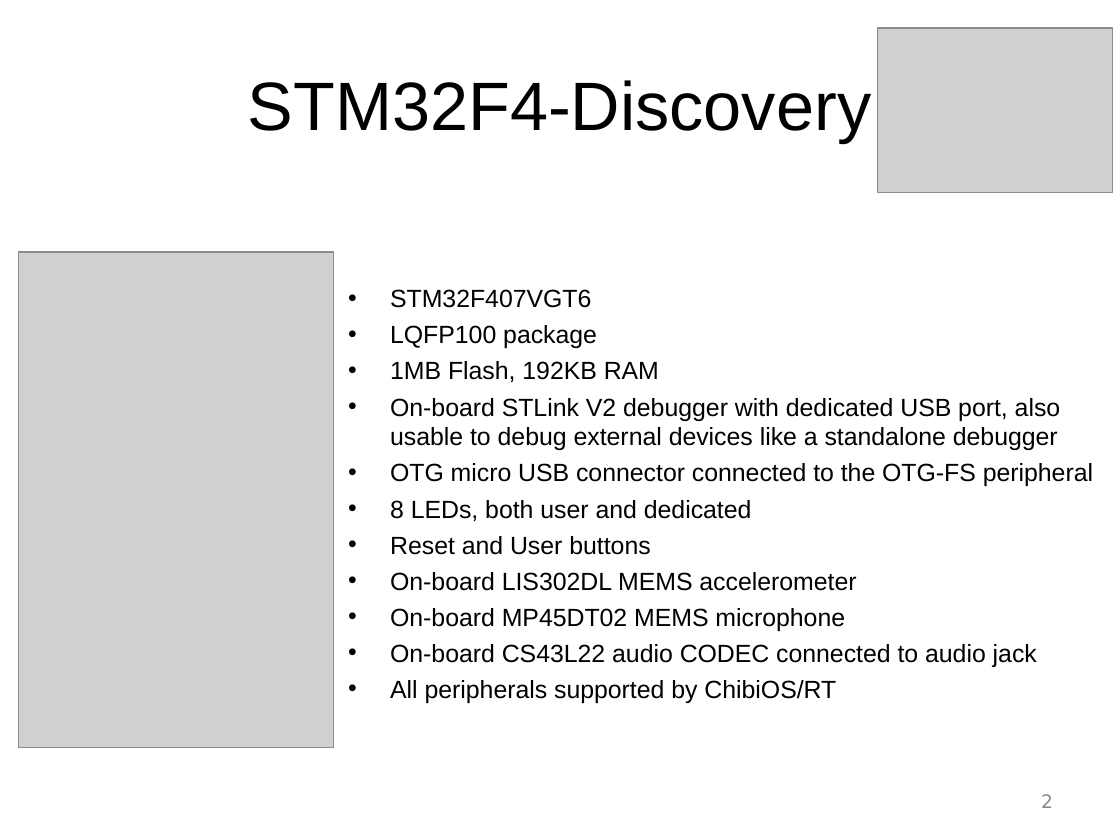
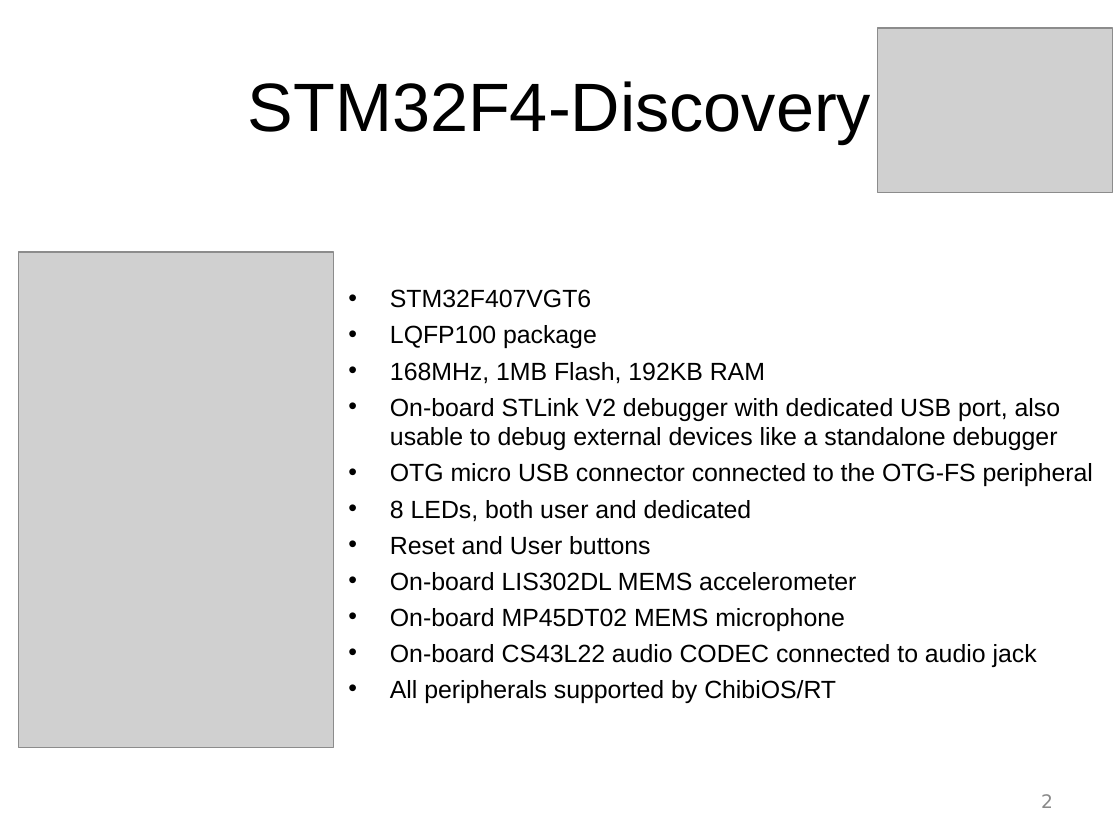
Before and after one commit to mabl/ChibiOS, a slide deck: slide 2 of slides_better_embedded_2012/ChibiOS-RT 4 Demo.ppt. Drawn at 1120x840 pixels with LibreOffice and Linux fonts; fonts in the diff are those of the drawing; grey boxes stand for pictures; background and template pictures are left out. Boxes give left, top, right and bottom in pixels: in the first picture for what was removed or moved away, otherwise in the second. Text is boxed around its words. In the diff, an @@ line names an element or a change of style, - is before the commit and + after.

```diff
--- a/slides_better_embedded_2012/ChibiOS-RT 4 Demo.ppt
+++ b/slides_better_embedded_2012/ChibiOS-RT 4 Demo.ppt
@@ text at <box>390,289,1093,703</box>: indent changed @@
@@ text at <box>390,362,765,384</box>: text changed @@
-• 1MB Flash, 192KB RAM
+• 168MHz, 1MB Flash, 192KB RAM
```
Also in this commit, not shown: 15 other slides changed, 3 other files.
